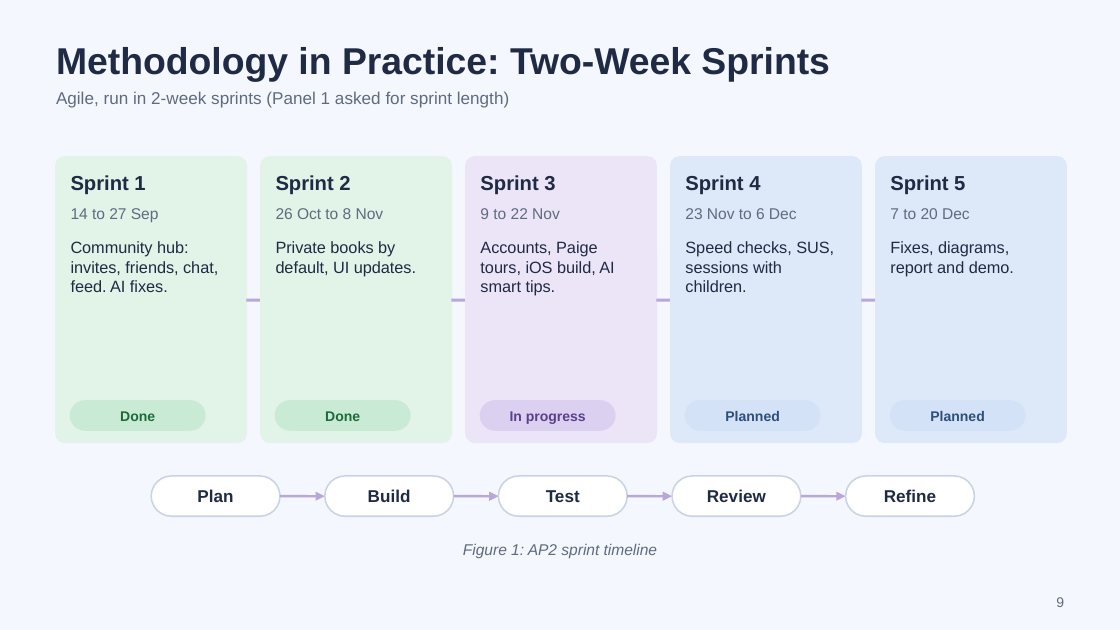
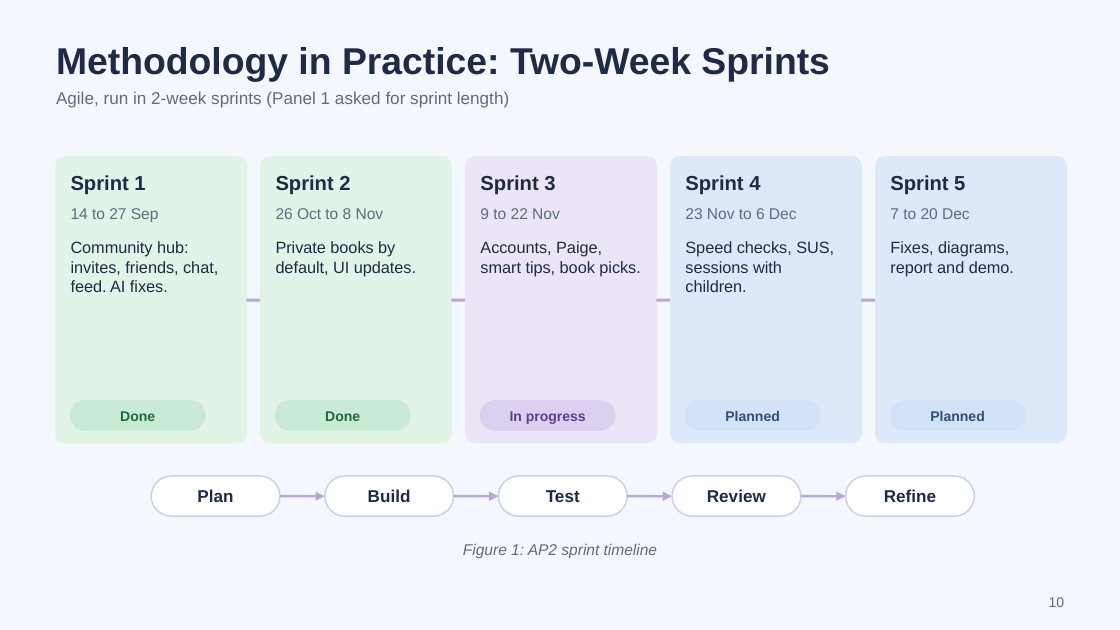
Before and after one commit to scz912/autism_audiobook, a slide deck: slide 10 of deliverables/Visual_Playlist_AP2_Progress.pptx (slide 9 before the commit). Drawn at 1120x630 pixels with LibreOffice and Linux fonts; fonts in the diff are those of the drawing. Boxes give left, top, right and bottom in pixels: in the first picture for what was removed or moved away, otherwise in the second. Text is boxed around its words. In the diff, an @@ line names an element or a change of style, - is before the commit and + after.

```diff
--- a/deliverables/Visual_Playlist_AP2_Progress.pptx
+++ b/deliverables/Visual_Playlist_AP2_Progress.pptx
@@ text at <box>480,241,640,277</box>: text changed @@
-Accounts, Paige tours, iOS build, AI smart tips.
+Accounts, Paige, smart tips, book picks.
@@ page number at <box>1049,597,1065,607</box>: text changed @@
-9
+10
```
Also in this commit, not shown: 9 other slides changed, 2 slides added, 8 other files.
